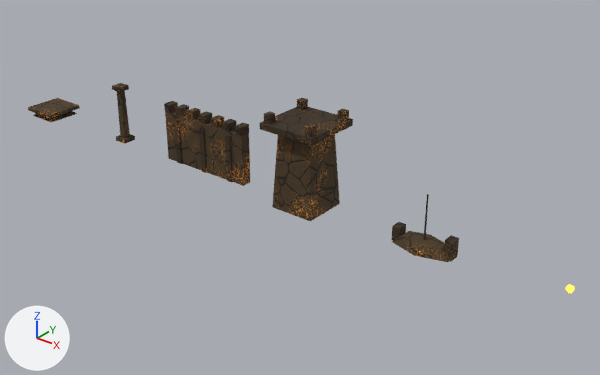
An edit to the Blender file Assets/Integrante4/Art/BlenderSource~/mesopotamia_kit.blend, drawn before and after from the same camera.
Both versions are drawn from a 50 mm camera at (76.4, -51.4, 33.4) aimed at (34.0, 1.6, 0.6). The axes (+X, +Y, +Z) are drawn at lower left. The lights are the same throughout. The picture after the commit comes second.

Before the edit, the objects in view are built like this:
```python
ob_mesopotamia_column = bpy.data.objects.new('mesopotamia_column', me_mesopotamia_column)
ob_mesopotamia_column.location = (12.0, 0.0, 0.0)
ob_mesopotamia_platform = bpy.data.objects.new('mesopotamia_platform', me_mesopotamia_platform)
ob_mesopotamia_platform.location = (0.0, 0.0, 0.0)
ob_mesopotamia_ship = bpy.data.objects.new('mesopotamia_ship', me_mesopotamia_ship)
ob_mesopotamia_ship.location = (48.0, 0.0, 0.0)
ob_mesopotamia_tower = bpy.data.objects.new('mesopotamia_tower', me_mesopotamia_tower)
ob_mesopotamia_tower.location = (36.0, 0.0, 0.0)
ob_mesopotamia_wall = bpy.data.objects.new('mesopotamia_wall', me_mesopotamia_wall)
ob_mesopotamia_wall.location = (24.0, 0.0, 0.0)
```
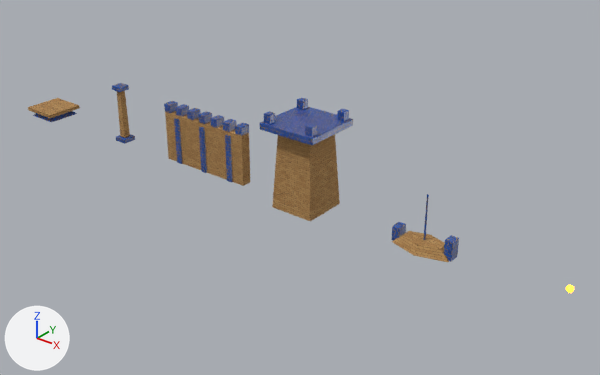
What differs and where, as boxes (x1, y1, x2, y2) in the pictures (600 x 375 px):
'mesopotamia_tower', surface changed (lighter): (260, 98, 353, 221) in both
'mesopotamia_wall', surface changed (lighter): (164, 101, 250, 186) in both
'mesopotamia_ship', surface changed (lighter): (392, 194, 459, 262) in both
'mesopotamia_platform', surface changed (lighter): (28, 98, 80, 122) in both
'mesopotamia_column', surface changed (lighter): (112, 83, 135, 144) in both

The change, as a diff of the scene's bpy script:
```diff
--- a/Assets/Integrante4/Art/BlenderSource~/mesopotamia_kit.blend.py
+++ b/Assets/Integrante4/Art/BlenderSource~/mesopotamia_kit.blend.py
@@ mat_mesopotamia_stone @@
 mat_mesopotamia_stone = bpy.data.materials.new('mesopotamia_stone')
-# nodes: BsdfPrincipled, Bump, MapRange x3, Math x3, Mix, OutputMaterial, TexCoord, TexNoise x2, TexVoronoi x2, ValToRGB
-# colours: orange #ff9b2a, brown #342714, brown #584427, black #20170a
+# nodes: BsdfPrincipled, Bump, CombineXYZ x3, Math x12, Mix x5, OutputMaterial, SeparateXYZ x2, TexBrick x3, TexCoord, TexNoise, ValToRGB
+# colours: orange #b68b54, orange #caa66c, brown #8d6c43
@@ mat_mesopotamia_trim @@
 mat_mesopotamia_trim = bpy.data.materials.new('mesopotamia_trim')
-# nodes: BsdfPrincipled, Bump, MapRange x3, Math x3, Mix, OutputMaterial, TexCoord, TexNoise x2, TexVoronoi x2, ValToRGB
-# colours: orange #ff9b2a, black #271d0e, brown #44341d, black #171006
+# nodes: BsdfPrincipled, Bump, CombineXYZ x3, Math x12, Mix x5, OutputMaterial, SeparateXYZ x2, TexBrick x3, TexCoord, TexNoise, ValToRGB
+# colours: blue #2966bf, blue #194d9b, yellow #ca9b2a
```
